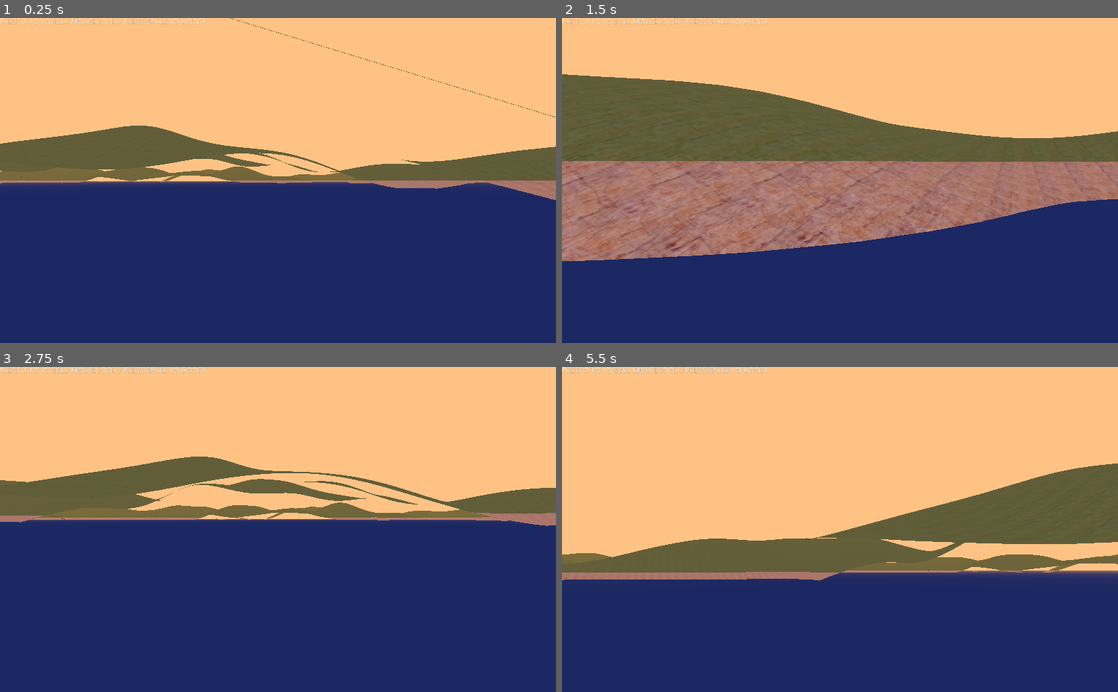
Above: before the commit, frames 1-4 (two rows, left to right).
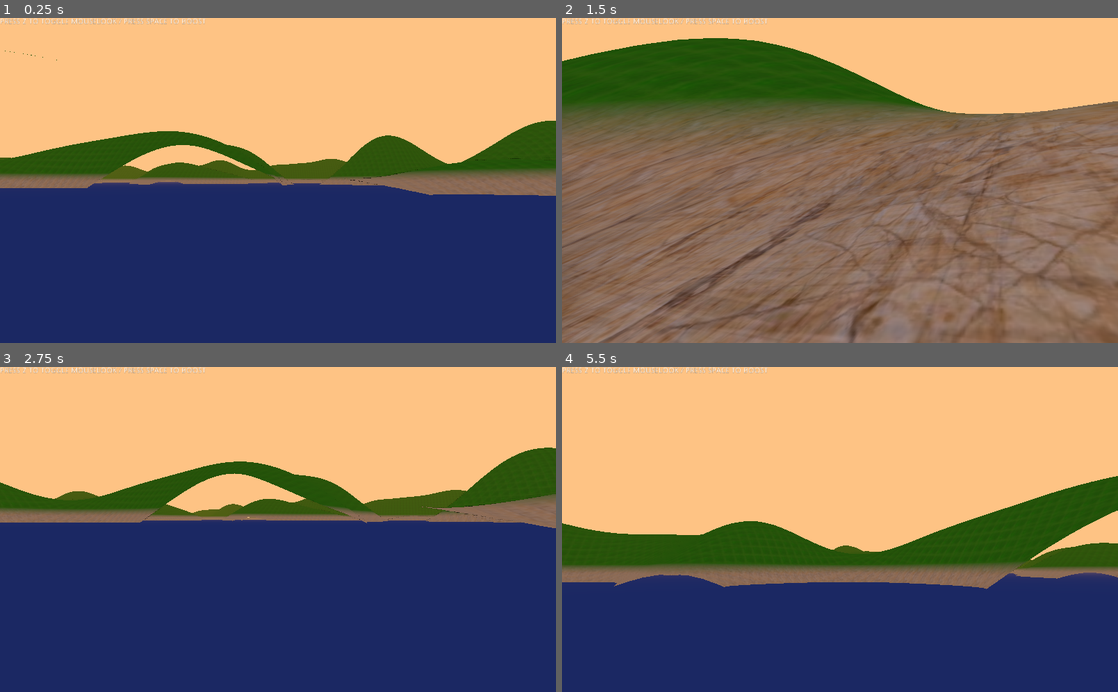
Above: after the commit, the same moments.

Repository: davidalpha/frootdood_level_editor
Game: Godot game, scene res://World.tscn
Two runs of this game, one before a commit and one after it. Both use one fixed random seed, a clock stepped at 60 frames per second and the inputs below.
Inputs (mouse positions are in pixels of both pictures, inside the frame that each line leads up to):
- Up to frame 1 (0.25 s): no input
- Up to frame 2 (1.5 s): tap Z (toggle_cursor) at 0.5, 1.25, 1.35 s; move the mouse to (962, 164) at 0.52 s; hold D (move_right) 0.53-1.28 s; hold Space (move_speed) 0.53-1.28 s; move the mouse to (812, 180) at 1.27 s; hold W (move_forward) from 1.28 s (still down)
- Up to frame 3 (2.75 s): keep holding W (move_forward); tap Z (toggle_cursor) at 2 s; move the mouse to (289, 523) at 2.02 s; hold Space (move_speed) from 2.03 s (still down)
- Up to frame 4 (5.5 s): tap Z (toggle_cursor) at 2.75, 2.85, 3.5, 4.25, 4.35 s; move the mouse to (812, 594) at 2.77 s; release Space (move_speed) at 2.78 s; move the mouse to (1006, 578) at 3.52 s; release W (move_forward) at 3.53 s; hold A (move_left) 3.53-4.28 s; hold Space (move_speed) 3.53-4.28 s; move the mouse to (795, 526) at 4.27 s; hold W (move_forward) from 4.28 s (still down); move the mouse to (845, 529) at 5.02 s; hold Space (move_speed) from 5.03 s (still down)

The runs differ from the first frame. In frame 1, 13% of the frame differs, in the area x 0-100%, y 0-56%; in frame 2, 72%, in the area x 0-100%, y 6-100%; in frame 3, 13%; in frame 4, 20%.

Commit message:
Blended textures

Diff:
--- a/World.tscn
+++ b/World.tscn
@@ -42,9 +42,9 @@
 
 [node name="World" type="Spatial"]
 script = ExtResource( 1 )
-noise_lacunarity = 2.0
+noise_period = 20
+noise_lacunarity = 1.0
 noise_seed = 5342
-noise_persistence = 0.5
 
 [node name="WorldEnvironment" type="WorldEnvironment" parent="."]
 environment = SubResource( 2 )
--- a/terrain_shader.tres
+++ b/terrain_shader.tres
@@ -8,27 +8,28 @@
 
 [sub_resource type="VisualShaderNodeTransformVecMult" id=2]
 
-[sub_resource type="VisualShaderNodeTextureUniformTriplanar" id=11]
+[sub_resource type="VisualShaderNodeTextureUniformTriplanar" id=3]
 output_port_for_preview = 0
 uniform_name = "TextureUniformTriplanar2"
 texture_type = 1
 
-[sub_resource type="VisualShaderNodeTextureUniformTriplanar" id=12]
+[sub_resource type="VisualShaderNodeTextureUniformTriplanar" id=4]
 uniform_name = "TextureUniformTriplanar"
 texture_type = 1
 
-[sub_resource type="VisualShaderNodeVectorFunc" id=13]
+[sub_resource type="VisualShaderNodeVectorFunc" id=5]
+function = 1
 
-[sub_resource type="VisualShaderNodeVectorFunc" id=14]
+[sub_resource type="VisualShaderNodeVectorFunc" id=6]
 function = 22
 
-[sub_resource type="VisualShaderNodeInput" id=5]
+[sub_resource type="VisualShaderNodeInput" id=7]
 input_name = "vertex"
 
-[sub_resource type="VisualShaderNodeVectorDecompose" id=6]
+[sub_resource type="VisualShaderNodeVectorDecompose" id=8]
 output_port_for_preview = 1
 
-[sub_resource type="VisualShaderNodeVectorInterp" id=7]
+[sub_resource type="VisualShaderNodeVectorInterp" id=9]
 output_port_for_preview = 0
 
 [sub_resource type="VisualShader" id=10]
@@ -99,7 +100,7 @@
 	float n_out6p2 = n_out11p0.z;
 
 // VectorFunc:22
-	vec3 n_out22p0 = normalize(vec3(n_out6p1));
+	vec3 n_out22p0 = max(min(vec3(n_out6p1), vec3(1.0)), vec3(0.0));
 
 // VectorMix:7
 	vec3 n_out7p0 = mix(n_out21p0, n_out20p0, n_out22p0);
@@ -114,25 +115,25 @@
 
 }
 "
-graph_offset = Vector2( 974.044, -132.545 )
+graph_offset = Vector2( 31.2148, -334.286 )
 nodes/fragment/0/position = Vector2( 2920, -460 )
-nodes/fragment/3/node = SubResource( 5 )
+nodes/fragment/3/node = SubResource( 7 )
 nodes/fragment/3/position = Vector2( 280, 280 )
-nodes/fragment/6/node = SubResource( 6 )
+nodes/fragment/6/node = SubResource( 8 )
 nodes/fragment/6/position = Vector2( 1320, -40 )
-nodes/fragment/7/node = SubResource( 7 )
+nodes/fragment/7/node = SubResource( 9 )
 nodes/fragment/7/position = Vector2( 2220, -460 )
 nodes/fragment/10/node = SubResource( 1 )
 nodes/fragment/10/position = Vector2( 280, 100 )
 nodes/fragment/11/node = SubResource( 2 )
 nodes/fragment/11/position = Vector2( 660, 80 )
-nodes/fragment/20/node = SubResource( 11 )
-nodes/fragment/20/position = Vector2( 860, -480 )
-nodes/fragment/21/node = SubResource( 12 )
-nodes/fragment/21/position = Vector2( 1300, -880 )
-nodes/fragment/22/node = SubResource( 13 )
+nodes/fragment/20/node = SubResource( 3 )
+nodes/fragment/20/position = Vector2( 1060, -740 )
+nodes/fragment/21/node = SubResource( 4 )
+nodes/fragment/21/position = Vector2( 1620, -960 )
+nodes/fragment/22/node = SubResource( 5 )
 nodes/fragment/22/position = Vector2( 1800, 140 )
-nodes/fragment/23/node = SubResource( 14 )
+nodes/fragment/23/node = SubResource( 6 )
 nodes/fragment/23/position = Vector2( 2340, 0 )
 nodes/fragment/connections = PoolIntArray( 3, 0, 11, 1, 10, 0, 11, 0, 11, 0, 6, 0, 20, 0, 7, 1, 21, 0, 7, 0, 7, 0, 0, 0, 6, 1, 22, 0, 22, 0, 7, 2, 6, 1, 23, 0 )
 
